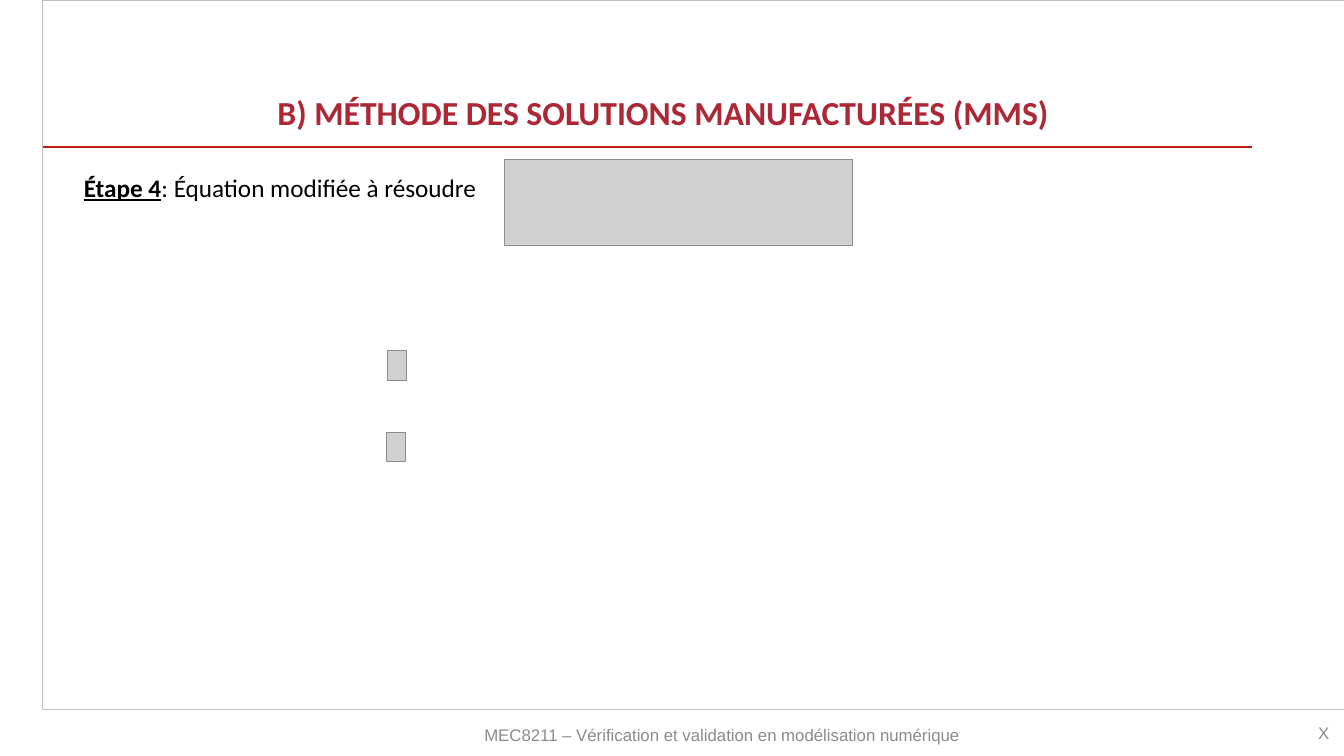
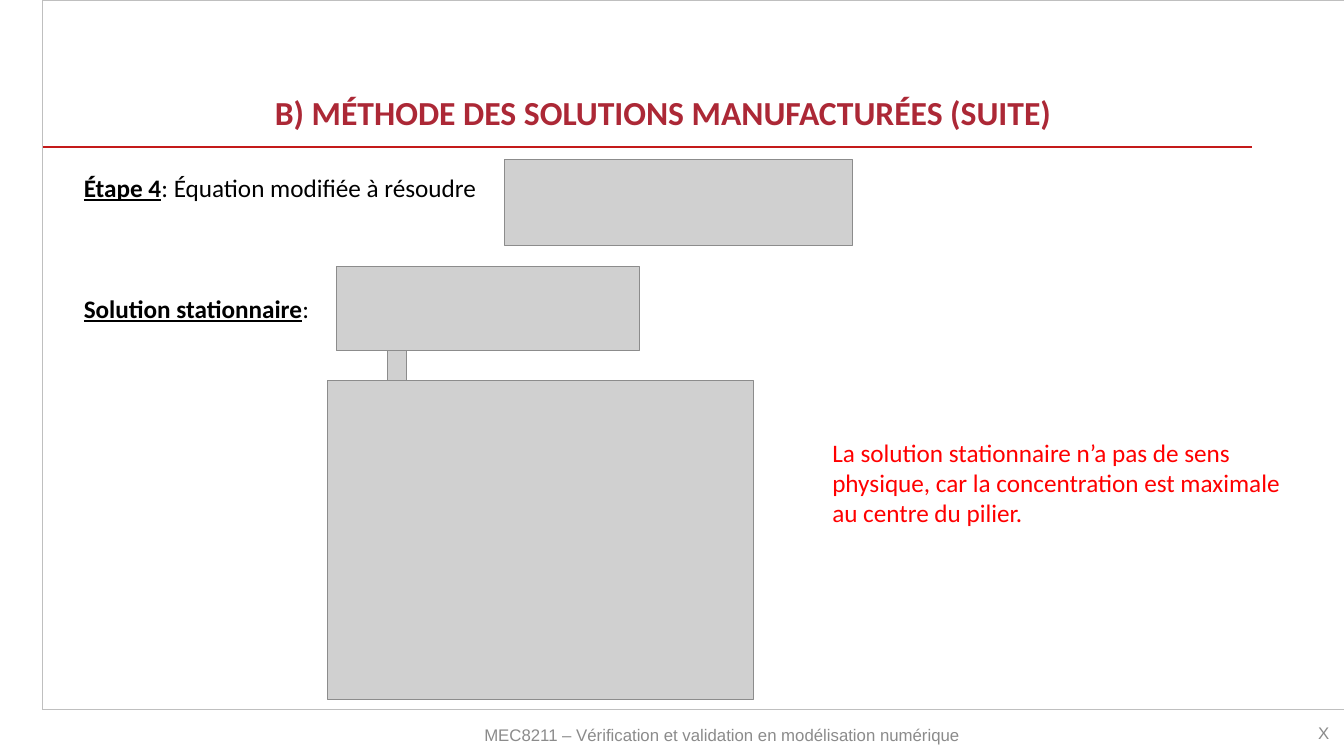
Before and after one commit to tiduru/MEC8211_VetV, a slide deck: slide 5 of Devoir2/MEC8211_Devoir2.pptx. Drawn at 1344x756 pixels with LibreOffice and Linux fonts; fonts in the diff are those of the drawing; grey boxes stand for pictures; background and template pictures are left out. Boxes give left, top, right and bottom in pixels: in the first picture for what was removed or moved away, otherwise in the second. Text is boxed around its words. In the diff, an @@ line names an element or a change of style, - is before the commit and + after.

```diff
--- a/Devoir2/MEC8211_Devoir2.pptx
+++ b/Devoir2/MEC8211_Devoir2.pptx
@@ title at <box>275,97,1051,130</box>: text changed @@
-B) MÉTHODE DES SOLUTIONS MANUFACTURÉES (MMS)
+B) MÉTHODE DES SOLUTIONS MANUFACTURÉES (SUITE)
@@ picture added at <box>337,266,640,351</box> @@
@@ text at <box>84,300,309,322</box>: paragraph added @@
+Solution stationnaire:
@@ picture added at <box>328,380,754,700</box> @@
@@ picture removed at <box>386,433,405,462</box> @@
@@ text added at <box>832,444,1279,526</box>, 18 pt, text #FF0000 @@
+La solution stationnaire n’a pas de sens physique, car la concentration est maximale au centre du pilier.
```
Also in this commit, not shown: 2 other slides changed, 3 slides added, 3 other files.
